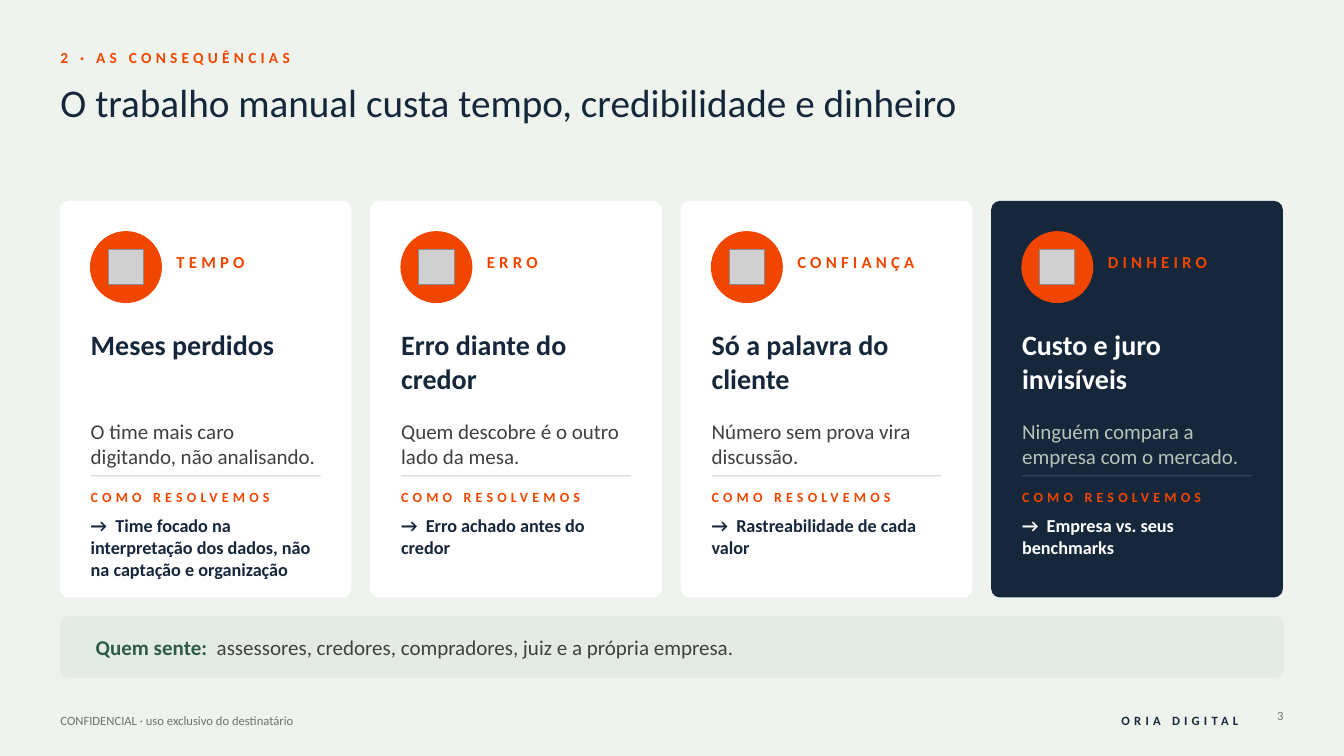
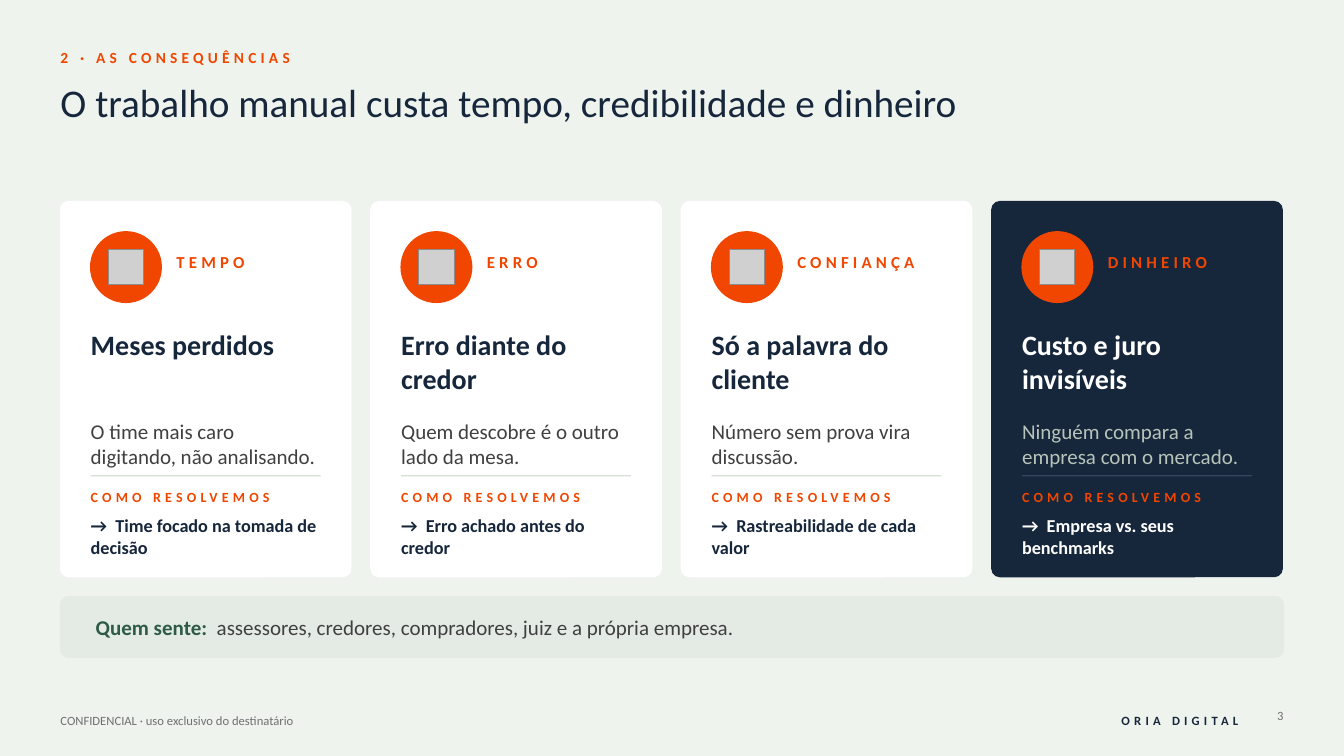
Before and after one commit to rodrigovaroto-wq/Oria-Digital, a slide deck: slide 3 of Apresentações/Business Plan Oria Digital/1_entrega/Business_Plan_Oria_Digital_v3.pptx. Drawn at 1344x756 pixels with LibreOffice and Linux fonts; fonts in the diff are those of the drawing; grey boxes stand for pictures. Boxes give left, top, right and bottom in pixels: in the first picture for what was removed or moved away, otherwise in the second. Text is boxed around its words. In the diff, an @@ line names an element or a change of style, - is before the commit and + after.

```diff
--- a/Apresentações/Business Plan Oria Digital/1_entrega/Business_Plan_Oria_Digital_v3.pptx
+++ b/Apresentações/Business Plan Oria Digital/1_entrega/Business_Plan_Oria_Digital_v3.pptx
@@ rounded rectangle: place and size @@
-rounded rectangle at [60, 202, 351, 597]
+rounded rectangle at [60, 202, 351, 577]
@@ rounded rectangle: place and size @@
-rounded rectangle at [371, 202, 661, 597]
+rounded rectangle at [371, 202, 661, 577]
@@ rounded rectangle: place and size @@
-rounded rectangle at [682, 202, 972, 597]
+rounded rectangle at [682, 202, 972, 577]
@@ rounded rectangle: place and size @@
-rounded rectangle at [992, 202, 1282, 597]
+rounded rectangle at [992, 202, 1282, 577]
@@ text at [91, 519, 316, 554]: text changed @@
-→ Time focado na interpretação dos dados, não na captação e organização
+→ Time focado na tomada de decisão
@@ rounded rectangle: place and size @@
-rounded rectangle at [60, 617, 1284, 678]
+rounded rectangle at [60, 597, 1284, 657]
@@ text "Quem sente: assessores, credores, compradores, ...": place and size @@
-text "Quem sente: assessores, credores, compradores, ..." at [96, 640, 733, 659]
+text "Quem sente: assessores, credores, compradores, ..." at [96, 620, 733, 639]
```
Also in this commit, not shown: 4 other files.
